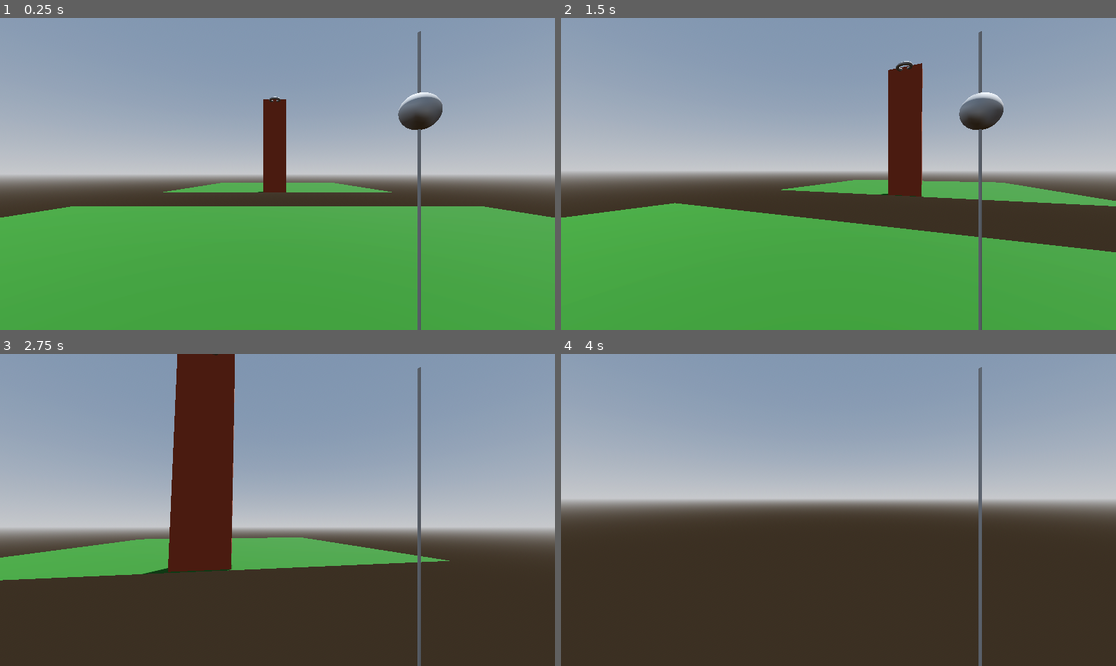
Above: before the commit, frames 1-4 (two rows, left to right).
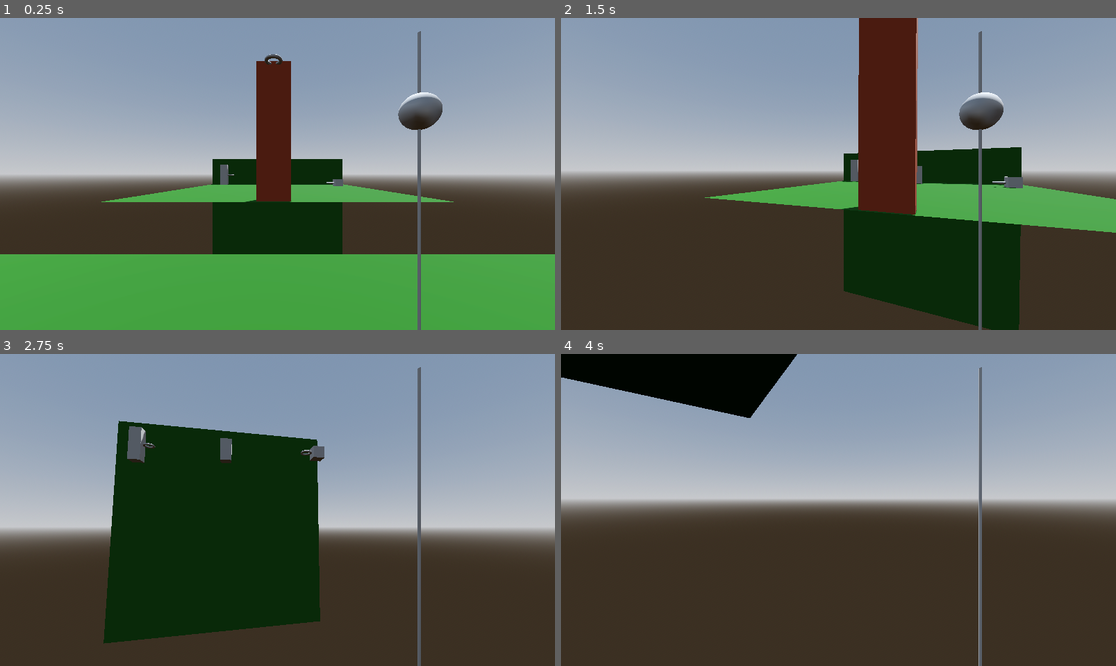
Above: after the commit, the same moments.

Repository: NinoDavids/Beyond-Abyss-Productions
Game: Godot game, scene res://src/world/Level/Level.tscn
Two runs of this game, one before a commit and one after it. Both use one fixed random seed, a clock stepped at 60 frames per second and the inputs below. This scene is started directly instead of the project's main scene.
Inputs (mouse positions are in pixels of both pictures, inside the frame that each line leads up to):
- Up to frame 1 (0.25 s): no input
- Up to frame 2 (1.5 s): tap Enter (ui_accept) at 0.5, 0.77 s; move the mouse to (866, 174) at 0.52 s; hold Q (Drop) 0.53-1.28 s; hold W (forward) from 0.53 s (still down); move the mouse to (810, 174) at 1.27 s; tap E (Pickup) at 1.35 s
- Up to frame 3 (2.75 s): keep holding W (forward); tap Enter (ui_accept) at 1.52 s; move the mouse to (288, 503) at 2.02 s; press the mouse at (288, 503) at 2.03 s
- Up to frame 4 (4 s): keep holding W (forward); move the mouse to (832, 516) at 2.77 s; release the mouse at (832, 516) at 2.78 s; tap Mouse wheel down (reel_hook) at 2.85 s; tap Enter (ui_accept) at 3.02, 3.77 s; move the mouse to (877, 513) at 3.52 s; hold F from 3.53 s (still down)

The runs differ from the first frame. In frame 1, 20% of the frame differs, in the area x 0-100%, y 11-76%; in frame 2, 46%, in the area x 0-100%, y 0-100%; in frame 3, 29%; in frame 4, 5.8%.

Commit message:
startofLevel

Diff:
--- a/my-game/src/world/Level/Level.tscn
+++ b/my-game/src/world/Level/Level.tscn
@@ -1,7 +1,8 @@
-[gd_scene load_steps=9 format=3 uid="uid://dlrt4tl6q6sux"]
+[gd_scene load_steps=18 format=3 uid="uid://dlrt4tl6q6sux"]
 
 [ext_resource type="PackedScene" uid="uid://bj01hbxy4my1a" path="res://src/actors/player/Player.tscn" id="1_6klv2"]
 [ext_resource type="PackedScene" uid="uid://bfwqmhqif4lkq" path="res://src/world/Hookables/AnimationHookables/Bridge/bridge.tscn" id="1_44ae0"]
+[ext_resource type="PackedScene" uid="uid://cp8eoisgr6iby" path="res://src/world/Hookables/RigidHookables/RigidHookable.tscn" id="2_7rywk"]
 
 [sub_resource type="ProceduralSkyMaterial" id="ProceduralSkyMaterial_hpxfd"]
 sky_horizon_color = Color(0.64625, 0.65575, 0.67075, 1)
@@ -24,6 +25,29 @@
 
 [sub_resource type="ConvexPolygonShape3D" id="ConvexPolygonShape3D_14ltj"]
 points = PackedVector3Array(-10, 0, -10, -10, 0, 10, 10, 0, -10, 10, 0, 10)
+
+[sub_resource type="BoxMesh" id="BoxMesh_ut8px"]
+
+[sub_resource type="ConvexPolygonShape3D" id="ConvexPolygonShape3D_k35bo"]
+points = PackedVector3Array(-0.5, -0.5, -0.5, 0.5, 0.5, 0.5, 0.5, -0.5, 0.5, 0.5, 0.5, -0.5, -0.5, 0.5, 0.5, 0.5, -0.5, -0.5, -0.5, -0.5, 0.5, -0.5, 0.5, -0.5)
+
+[sub_resource type="BoxMesh" id="BoxMesh_bci2x"]
+size = Vector3(1, 2, 1)
+
+[sub_resource type="ConvexPolygonShape3D" id="ConvexPolygonShape3D_m2xao"]
+points = PackedVector3Array(-0.499921, -0.985089, -0.5, 0.499978, 0.954305, 0.5, 0.5, 0.954347, -0.484149, -0.499921, 0.985089, -0.5, -0.484049, -0.954305, 0.5, 0.5, -0.954347, -0.484149, -0.484049, 0.954305, 0.5, 0.499978, -0.954305, 0.5)
+
+[sub_resource type="BoxMesh" id="BoxMesh_rs83v"]
+size = Vector3(1, 3, 1)
+
+[sub_resource type="ConvexPolygonShape3D" id="ConvexPolygonShape3D_euwdq"]
+points = PackedVector3Array(0.5, 1.45426, 0.5, -0.5, -1.45426, -0.5, -0.5, -1.45426, 0.5, -0.5, 1.45426, -0.5, 0.5, -1.45426, -0.5, 0.5, -1.45426, 0.5, -0.5, 1.45426, 0.5, 0.5, 1.45426, -0.5)
+
+[sub_resource type="BoxMesh" id="BoxMesh_1m7fk"]
+size = Vector3(20, 20, 20)
+
+[sub_resource type="ConvexPolygonShape3D" id="ConvexPolygonShape3D_wbguo"]
+points = PackedVector3Array(-10, -9.99804, -9.99804, 10, 9.99804, 9.99804, 10, -9.99804, 9.99804, 10, 9.99804, -9.99804, -10, 9.99804, 9.99804, 10, -9.99804, -9.99804, -10, -9.99804, 9.99804, -10, 9.99804, -9.99804)
 
 [node name="Level" type="Node3D"]
 
@@ -64,9 +88,75 @@
 [node name="Bridge" parent="Env/Area2" instance=ExtResource("1_44ae0")]
 transform = Transform3D(1, 0, 0, 0, 1, 0, 0, 0, 1, -0.222404, 0, 9.70644)
 
+[node name="SmallRock" type="RigidBody3D" parent="Env/Area2"]
+transform = Transform3D(1, 0, 0, 0, 1, 0, 0, 0, 1, 7.9396, 0.41439, -5.34026)
+collision_layer = 4
+collision_mask = 4
+axis_lock_linear_y = true
+axis_lock_linear_z = true
+axis_lock_angular_x = true
+axis_lock_angular_y = true
+axis_lock_angular_z = true
+
+[node name="MeshInstance3D" type="MeshInstance3D" parent="Env/Area2/SmallRock"]
+mesh = SubResource("BoxMesh_ut8px")
+
+[node name="CollisionShape3D" type="CollisionShape3D" parent="Env/Area2/SmallRock"]
+shape = SubResource("ConvexPolygonShape3D_k35bo")
+
+[node name="RigidHookable" parent="Env/Area2/SmallRock" node_paths=PackedStringArray("body") instance=ExtResource("2_7rywk")]
+transform = Transform3D(1, 0, 0, 0, 1, 0, 0, 0, 1, -1, 0, 0)
+body = NodePath("..")
+
+[node name="TallRock" type="StaticBody3D" parent="Env/Area2"]
+transform = Transform3D(1, 0, 0, 0, 1, 0, 0, 0, 1, 0, 0, -7.89236)
+collision_layer = 4
+collision_mask = 0
+
+[node name="MeshInstance3D" type="MeshInstance3D" parent="Env/Area2/TallRock"]
+transform = Transform3D(1, 0, 0, 0, 1, 0, 0, 0, 1, 0, 1, 0)
+mesh = SubResource("BoxMesh_bci2x")
+
+[node name="CollisionShape3D" type="CollisionShape3D" parent="Env/Area2/TallRock"]
+transform = Transform3D(1, 0, 0, 0, 1, 0, 0, 0, 1, 0, 1, 0)
+shape = SubResource("ConvexPolygonShape3D_m2xao")
+
+[node name="VTallRock" type="RigidBody3D" parent="Env/Area2"]
+transform = Transform3D(1, 0, 0, 0, 1, 0, 0, 0, 1, -8.01531, 1.43858, -9.2551)
+collision_layer = 4
+collision_mask = 4
+axis_lock_linear_y = true
+axis_lock_linear_z = true
+axis_lock_angular_x = true
+axis_lock_angular_y = true
+axis_lock_angular_z = true
+
+[node name="MeshInstance3D" type="MeshInstance3D" parent="Env/Area2/VTallRock"]
+mesh = SubResource("BoxMesh_rs83v")
+
+[node name="CollisionShape3D" type="CollisionShape3D" parent="Env/Area2/VTallRock"]
+shape = SubResource("ConvexPolygonShape3D_euwdq")
+
+[node name="RigidHookable" parent="Env/Area2/VTallRock" node_paths=PackedStringArray("body") instance=ExtResource("2_7rywk")]
+transform = Transform3D(1, 0, 0, 0, 1, 0, 0, 0, 1, 1, 0, 0)
+body = NodePath("..")
+
+[node name="Area3" type="StaticBody3D" parent="Env"]
+transform = Transform3D(1, 0, 0, 0, 1, 0, 0, 0, 1, 0, -5.89844, -47.376)
+collision_layer = 4
+collision_mask = 0
+
+[node name="MeshInstance3D" type="MeshInstance3D" parent="Env/Area3"]
+transform = Transform3D(1, 0, 0, 0, 1, 0, 0, 0, 1, 0, -0.197848, 0)
+mesh = SubResource("BoxMesh_1m7fk")
+surface_material_override/0 = SubResource("StandardMaterial3D_oyijx")
+
+[node name="CollisionShape3D" type="CollisionShape3D" parent="Env/Area3"]
+shape = SubResource("ConvexPolygonShape3D_wbguo")
+
 [node name="Actors" type="Node" parent="."]
 
 [node name="Player" parent="Actors" instance=ExtResource("1_6klv2")]
-transform = Transform3D(1, 0, 0, 0, 1, 0, 0, 0, 1, 0, 1, 0)
+transform = Transform3D(1, 0, 0, 0, 1, 0, 0, 0, 1, 0, 1, -6)
 collision_mask = 6
 cast_strength = 7.5
